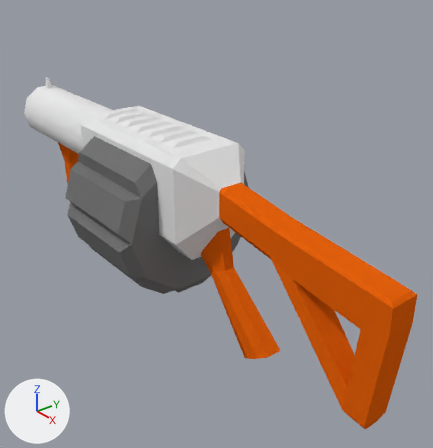
Renders of the Blender file Assets/Resources/Models/grenade_launcher.blend from each side of a commit.
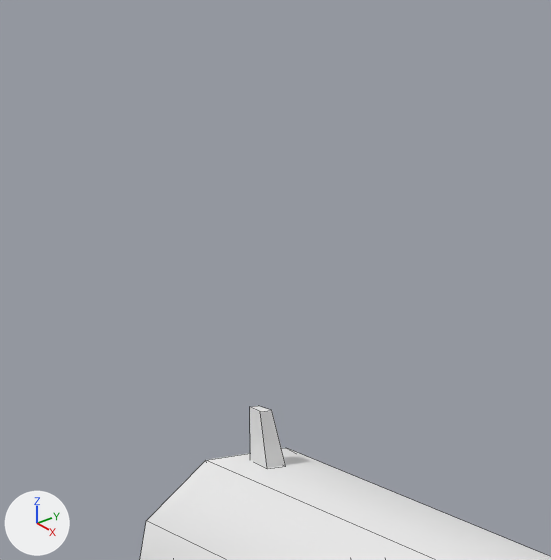
Each version is shown whole from a camera (50 mm lens) standing at (1.199, -0.774, 0.631) and looking at (0.155, 0.065, -0.021), then close up on the part from 0% to 23% of the width and 1% to 24% of the height. The axes (+X, +Y, +Z) are drawn at lower left. The lights are the same throughout. The close-ups show mesh edges as thin lines.

The first close-up shows 'GrenadeLauncher'.
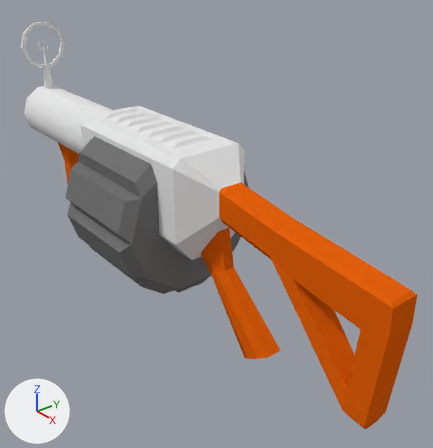
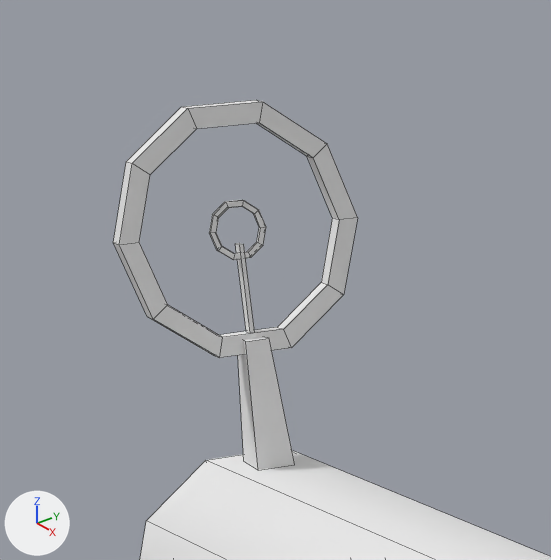
The change, as a list of edits to the scene's bpy script:
```text
Change me_cube:
    used by ob_grenadelauncher; location = (0.0, 0.0, 0.0)
    verts and faces of me_cube; kept vertices keep their numbers, new ones are numbered from 273
    before: 209 (-0.621, -0.004, 0.186) at pixel (250, 460), 210 (-0.621, 0.004, 0.186), 211 (-0.595, -0.006, 0.186) at pixel (267, 468), 212 (-0.595, 0.006, 0.186) at pixel (285, 466), 213 (-0.6, -0.003, 0.218) at pixel (260, 411)
    before: 214 (-0.6, 0.003, 0.218) at pixel (271, 410), 215 (-0.616, -0.003, 0.218) at pixel (249, 406), 216 (-0.616, 0.003, 0.218) at pixel (258, 405)
    remove me_cube.from_pydata(...)  # 273 vertices, 232 faces; spans x -0.636..0.739, y -0.196..0.196, z -0.263..0.218
    add me_cube.from_pydata(...)  # 361 vertices, 318 faces; spans x -0.636..0.739, y -0.196..0.196, z -0.263..0.383
    me_cube part 1: a new loose piece, a box spanning x -0.6112..-0.6055, y -0.0013..0.0013, z 0.2604..0.3089, in mat_iron (white #e7e7e7)
    me_cube part 2: a new loose piece of 40 vertices spanning x -0.613..-0.604, y -0.07..0.07, z 0.25..0.383, in mat_iron (white #e7e7e7)
    me_cube part 3: a new loose piece of 40 vertices spanning x -0.609..-0.607, y -0.016..0.016, z 0.301..0.332, in mat_iron (white #e7e7e7)
    me_cube part 4
    add verts[209] = (-0.621, -0.008, 0.186)  # moved, pixel (243, 461)
    add verts[210] = (-0.621, 0.008, 0.186)  # moved
    add verts[211] = (-0.595, -0.011, 0.186)  # moved, pixel (258, 470)
    add verts[212] = (-0.595, 0.011, 0.186)  # moved, pixel (294, 464)
    add verts[213] = (-0.6, -0.007, 0.257)  # moved, pixel (245, 341)
    add verts[214] = (-0.6, 0.007, 0.257)  # moved, pixel (269, 338)
    add verts[215] = (-0.616, -0.005, 0.257)  # moved
    add verts[216] = (-0.616, 0.005, 0.257)  # moved
```

Pixel boxes (x1, y1, x2, y2) of what changed, in the close-ups (551 x 560 px; the box of a moved part takes in the faces that stretch with it):
'GrenadeLauncher', reshaped
    before: (140, 406, 551, 560)
    after: (113, 100, 551, 560)
part 1 of me_cube, added
    after: (235, 243, 255, 333)
part 2 of me_cube, added
    after: (113, 100, 358, 358)
part 3 of me_cube, added
    after: (209, 200, 266, 260)
part 4 of me_cube, moved or reshaped
    before: (250, 406, 285, 468)
    after: (238, 337, 295, 469)
